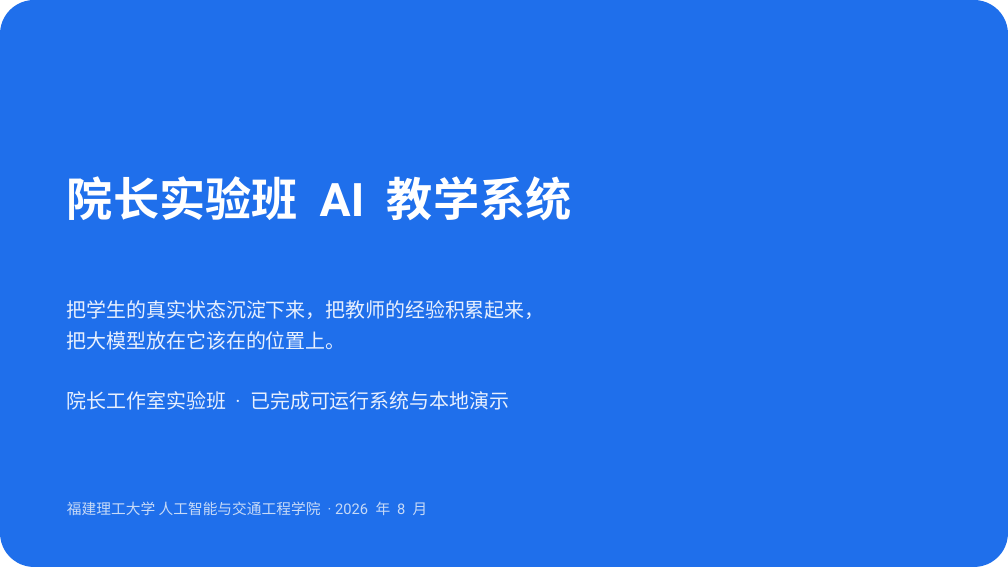
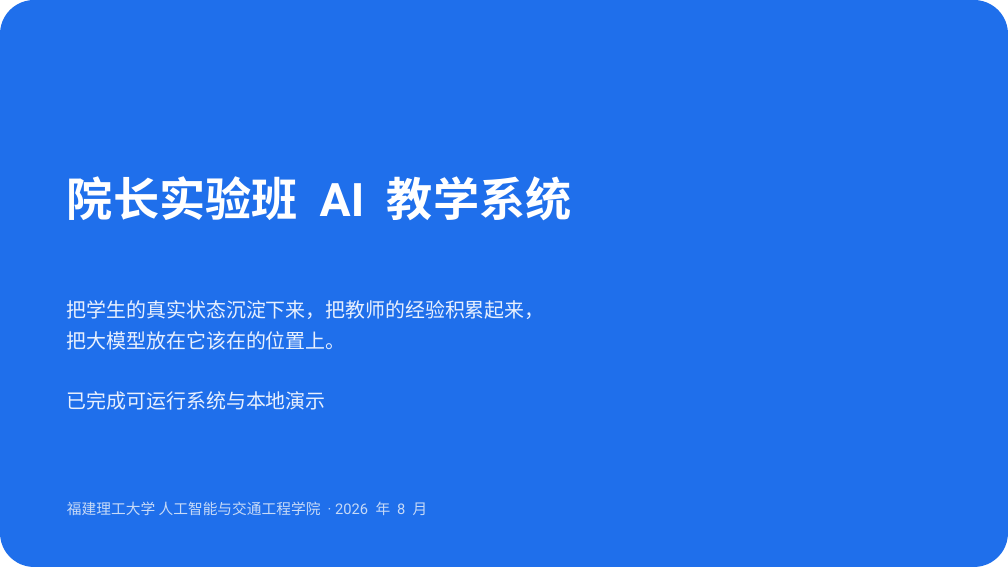
Before and after one commit to codesoldier99/AI_EDU, a slide deck: slide 1 of docs/slides/院长实验班AI教学系统_汇报.pptx. Drawn at 1008x567 pixels with LibreOffice and Linux fonts; fonts in the diff are those of the drawing. Boxes give left, top, right and bottom in pixels: in the first picture for what was removed or moved away, otherwise in the second. Text is boxed around its words. In the diff, an @@ line names an element or a change of style, - is before the commit and + after.

```diff
--- a/docs/slides/院长实验班AI教学系统_汇报.pptx
+++ b/docs/slides/院长实验班AI教学系统_汇报.pptx
@@ text at [67, 391, 326, 410]: text changed @@
-院长工作室实验班 · 已完成可运行系统与本地演示
+已完成可运行系统与本地演示
```
Also in this commit, not shown: 10 other slides changed, 1 slide added, 24 slides removed, 8 other files.
